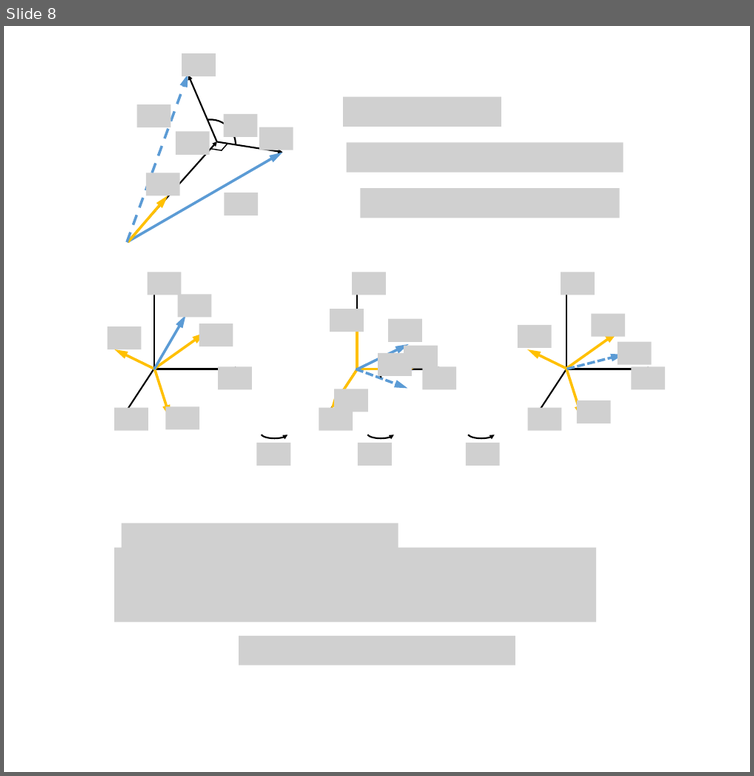
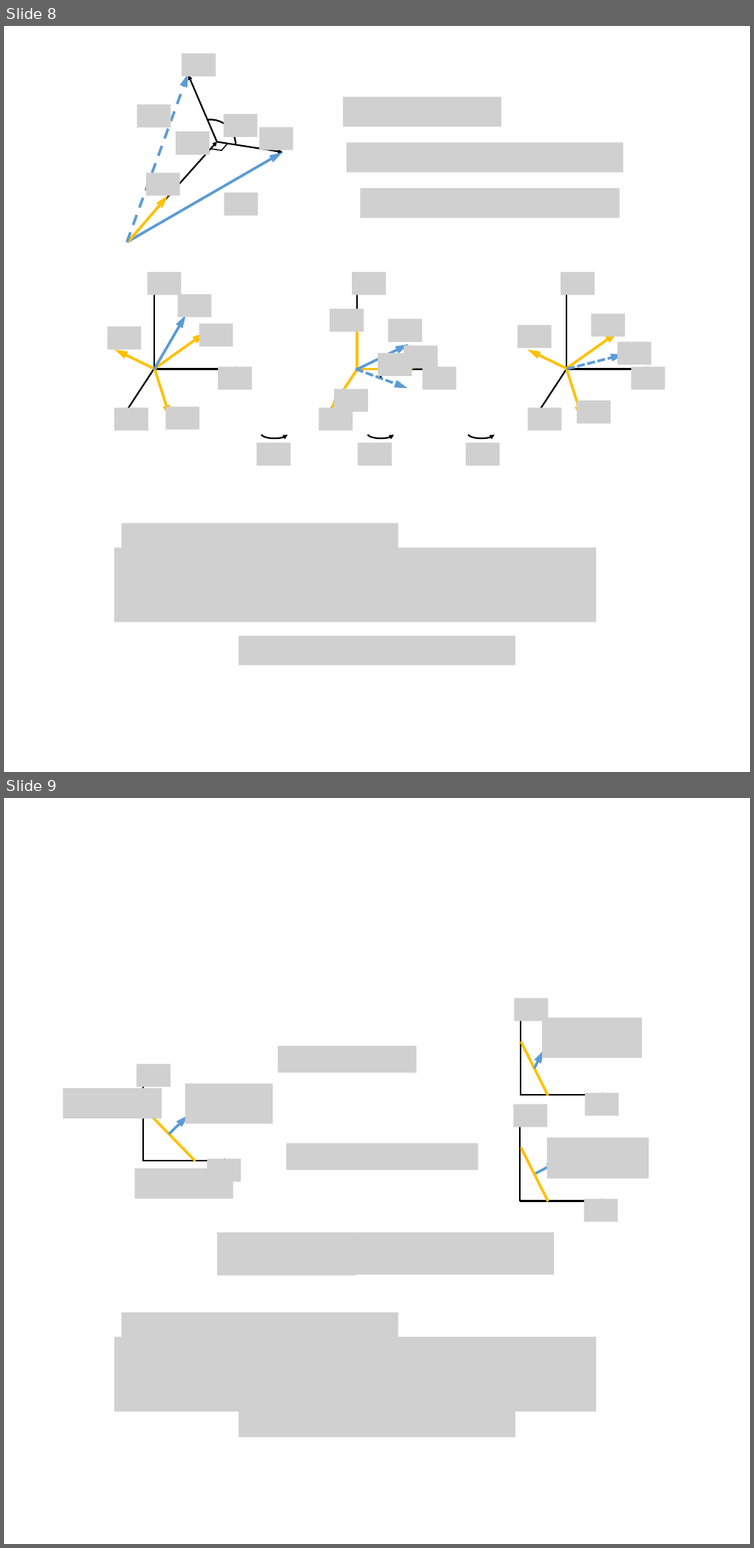
Before and after one commit to ydc258ttbaby/ydc, a slide deck: workfiles/RTR4/绘图.pptx. Shown one above the other, each under a label of ours: slide 8 before the commit, slides 8 and 9 after it. The pictures are 754x776 and 754x1548 pixels, drawn with LibreOffice and Linux fonts; fonts in the diff are those of the drawing; grey boxes stand for pictures. Boxes give left, top, right and bottom in pixels: in the first picture for what was removed or moved away, otherwise in the second. Text is boxed around its words. In the diff, an @@ line names an element or a change of style, - is before the commit and + after.

```diff
--- a/workfiles/RTR4/绘图.pptx
+++ b/workfiles/RTR4/绘图.pptx
@@ slide 9 added at [4, 798, 750, 1544], background #FFFFFF @@
@@ rectangle added at [4, 995, 750, 1289], fill #FFFFFF @@
@@ picture added at [514, 998, 548, 1021] @@
@@ arrow added from (521, 1095) to (521, 1007), #000000 3 pt @@
@@ picture added at [542, 1018, 642, 1058] @@
@@ line added from (521, 1041) to (548, 1095), #FFC000 5 pt @@
@@ picture added at [136, 1064, 170, 1087] @@
@@ picture added at [278, 1046, 416, 1073] @@
@@ arrow added from (535, 1068) to (543, 1050), #5B9BD5 5 pt @@
@@ arrow added from (143, 1161) to (143, 1073), #000000 3 pt @@
@@ picture added at [185, 1083, 273, 1124] @@
@@ picture added at [63, 1088, 162, 1118] @@
@@ line added from (143, 1107) to (196, 1161), #FFC000 5 pt @@
@@ picture added at [513, 1104, 547, 1127] @@
@@ arrow added from (521, 1095) to (606, 1095), #000000 3 pt @@
@@ picture added at [585, 1093, 618, 1116] @@
@@ arrow added from (169, 1134) to (188, 1115), #5B9BD5 5 pt @@
@@ arrow added from (520, 1201) to (520, 1112), #000000 3 pt @@
@@ picture added at [286, 1143, 478, 1170] @@
@@ line added from (521, 1148) to (548, 1201), #FFC000 5 pt @@
@@ picture added at [547, 1138, 649, 1178] @@
@@ picture added at [135, 1168, 233, 1198] @@
@@ arrow added from (142, 1161) to (229, 1161), #000000 3 pt @@
@@ picture added at [207, 1158, 241, 1182] @@
@@ arrow added from (534, 1174) to (559, 1161), #5B9BD5 5 pt @@
@@ arrow added from (520, 1201) to (606, 1201), #000000 3 pt @@
@@ picture added at [584, 1199, 617, 1222] @@
@@ picture added at [217, 1232, 356, 1275] @@
@@ picture added at [349, 1232, 554, 1275] @@
@@ rectangle added at [4, 1286, 750, 1403], fill #FFFFFF @@
@@ picture added at [122, 1312, 398, 1341] @@
@@ picture added at [114, 1337, 596, 1411] @@
@@ picture added at [239, 1408, 515, 1437] @@
```
Also in this commit, not shown: 1 slide changed, 7 other slides added, 2 other files.
